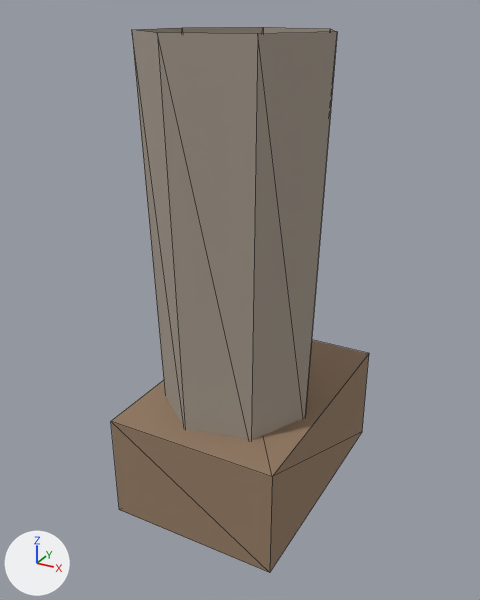
Renders of the glTF model assets/models/player_leg.glb from each side of a commit.
One viewpoint serves both versions: a 50 mm camera at (0.236, -0.425, 0.014) aimed at (-0.006, 0.014, -0.206). Lighting does not change. The marker at lower left points along +X, +Y and +Z. The older version comes first. Mesh edges are drawn as thin lines. Vertices at exactly the same position are counted once.

In view in the first picture: 'player_leg'.
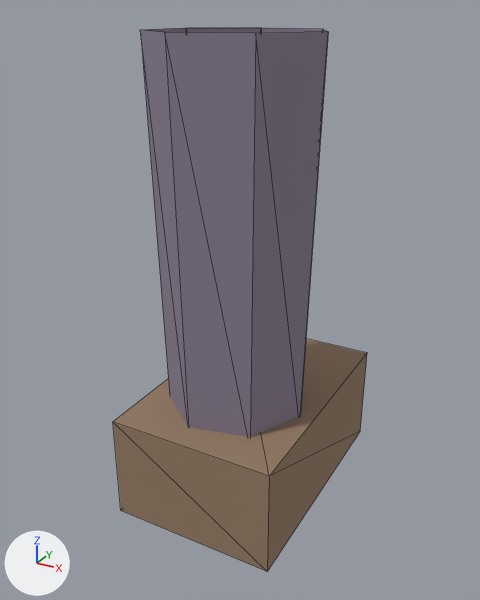
Pixel boxes (x1, y1, x2, y2) of what changed, in the pictures (480 x 600 px; the box of a moved part takes in the faces that stretch with it):
'player_leg', reshaped: before (111, 27, 369, 573); after (113, 28, 367, 572)
part 1 of me_player_leg, moved or reshaped: before (132, 27, 337, 440); after (141, 28, 328, 437)
part 2 of me_player_leg, moved or reshaped: before (111, 340, 369, 573); after (113, 339, 367, 572)
part 3 of me_player_leg, recoloured: before (132, 27, 337, 440); after (141, 28, 328, 437)

Diff of the bpy script that builds the scene:
```diff
--- a/assets/models/player_leg.glb.py
+++ b/assets/models/player_leg.glb.py
@@ me_player_leg @@
 # used by ob_player_leg; location = (0.0, 0.0, 0.0)
-me_player_leg.from_pydata(...)  # 24 vertices, 26 faces; spans x -0.072..0.072, y -0.08..0.13, z -0.38..0.0
+me_player_leg.from_pydata(...)  # 24 vertices, 26 faces; spans x -0.07..0.07, y -0.08..0.13, z -0.38..0.0
+# me_player_leg part 1: the loose piece of 16 vertices spanning x -0.065..0.072, y -0.07..0.07, z -0.3..0.0 is scaled about its middle by (0.925, 0.925, 1)
+# me_player_leg part 2: the loose piece of 8 vertices spanning x -0.072..0.072, y -0.08..0.13, z -0.38..-0.29 is scaled about its middle by (0.972, 1, 1)
+# me_player_leg part 3: 14 faces centred in x -0.062..0.06, y -0.06..0.062, z -0.2..-0.1 are repainted in the vertex colours; the middle colour goes from grey #a69b8e to grey #8b8195
 me_player_leg.materials.append(mat_player_leg)
```
